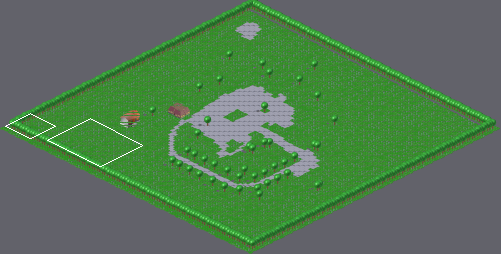
Tiled map: android/assets/maps/level_1/main.tmx. Above, an overview of the earlier version with the close-up marked.
Close-up. Before the edit:
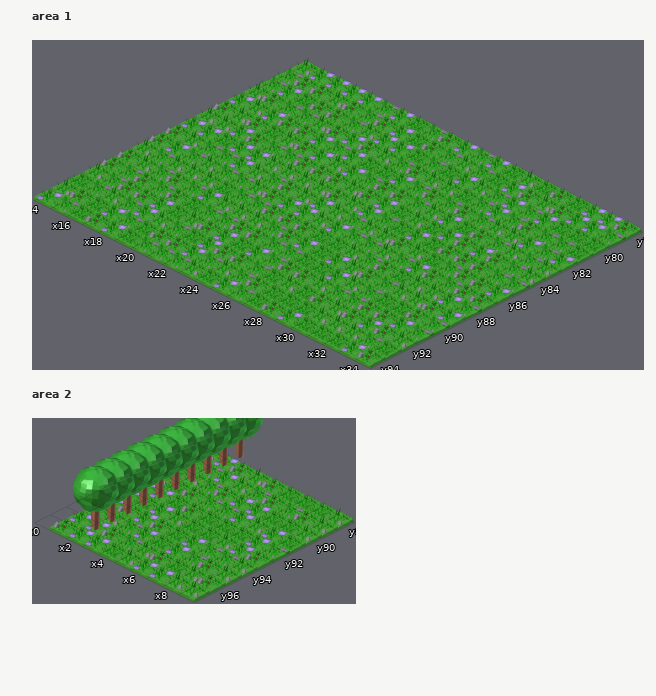
Cells are 128x64 px. Isometric: x runs down to the right, y down to the left. Shown: area 1 x 14..34, y 78..94; area 2 x 0..9, y 88..97.
After:
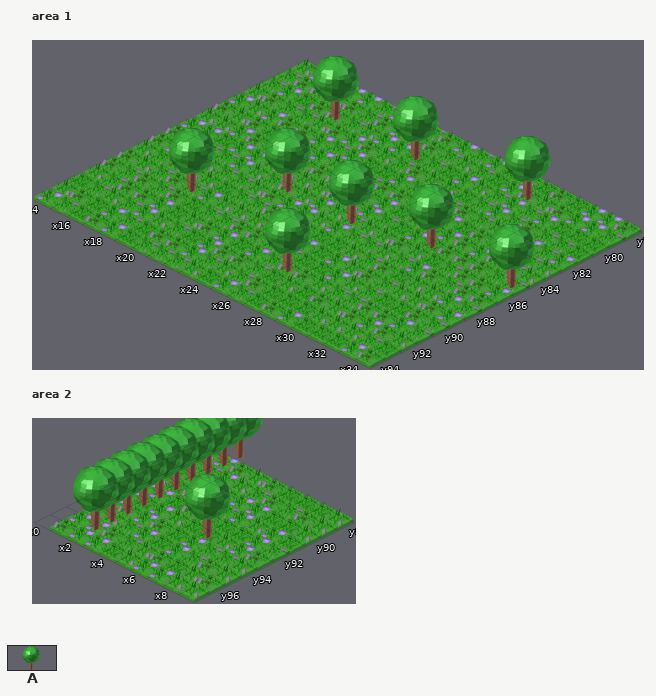
Key: from "testing_tree": A 0 "testing_tree".
_ is an empty cell, . an unchanged one.
Changes in this commit:
--- layer "Top Background", area 1
@@ x 16..27 @@
-80 ..........._
-81 _...._......
+80 ...........A
+81 A....A......
@@ x 19..32 @@
-86 ........_...._
-87 _..._.........
+86 ........A....A
+87 A...A.........
@@ x 16..16 @@
-90 _
+90 A
@@ x 24..24 @@
-92 _
+92 A
--- layer "Top Background", area 2
@@ x 4..4 @@
-94 _
+94 A
Pixel boxes of the changes (left, top, right, bottom) in both close-ups:
added: (169, 56, 551, 288)
added: (185, 474, 231, 538)
